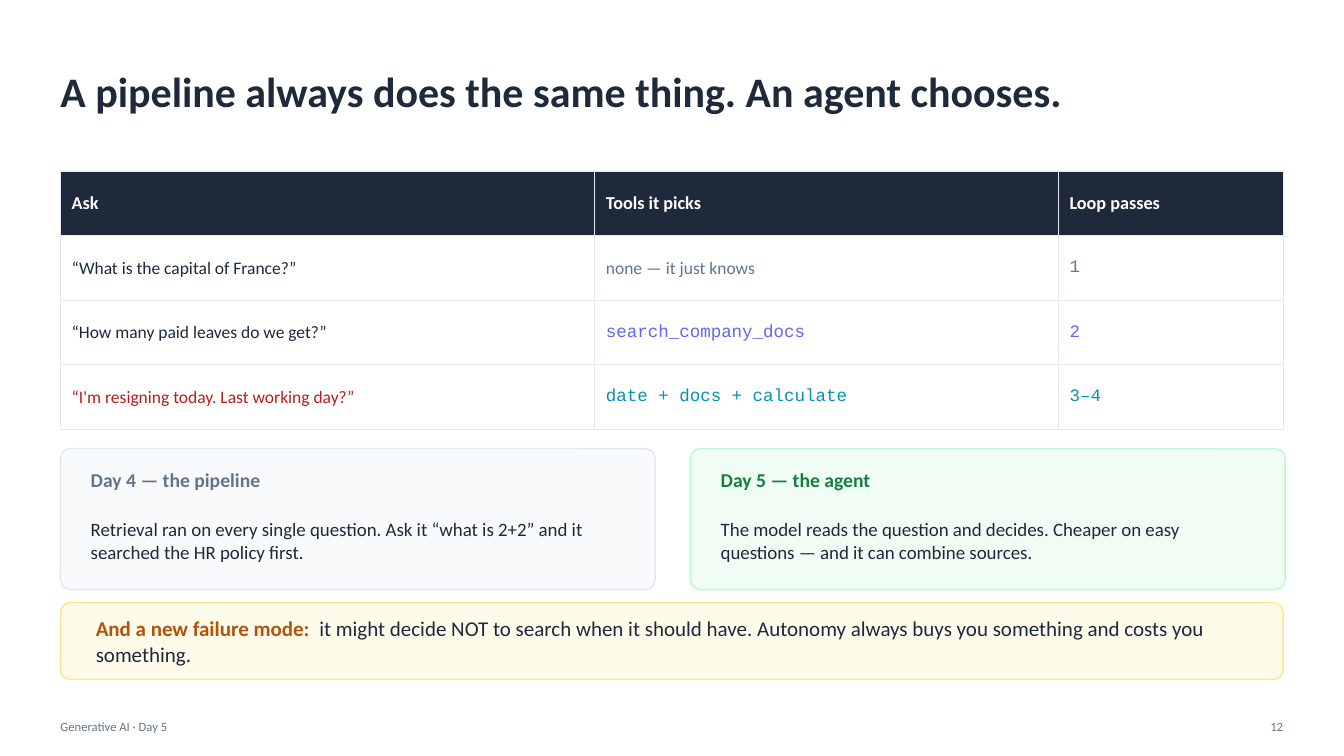
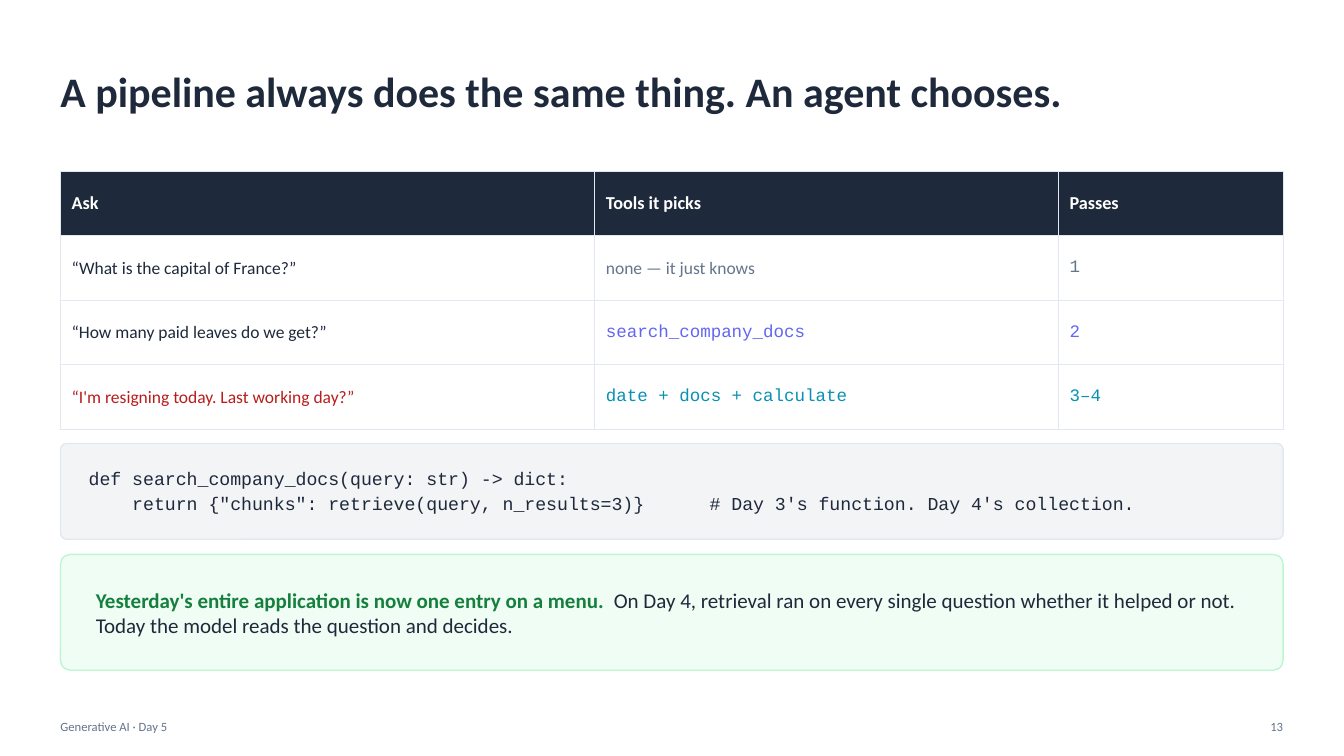
Before and after one commit to Poorit-Technologies/lpu-training, a slide deck: slide 13 of generative-ai/slides/Day05_GenAI.pptx (slide 12 before the commit). Drawn at 1344x756 pixels with LibreOffice and Linux fonts; fonts in the diff are those of the drawing. Boxes give left, top, right and bottom in pixels: in the first picture for what was removed or moved away, otherwise in the second. Text is boxed around its words. In the diff, an @@ line names an element or a change of style, - is before the commit and + after.

```diff
--- a/generative-ai/slides/Day05_GenAI.pptx
+++ b/generative-ai/slides/Day05_GenAI.pptx
@@ table at box(60, 171, 1284, 430) @@
-row 1, column 3: Loop passes
+row 1, column 3: Passes
@@ rounded rectangle removed at box(60, 449, 655, 590) @@
@@ rounded rectangle added at box(60, 444, 1284, 539), fill #F3F4F6, outline #E2E8F0 1 pt @@
@@ rounded rectangle removed at box(691, 449, 1286, 590) @@
@@ text added at box(89, 472, 1135, 514), 13 pt, text #1E293B @@
+def search_company_docs(query: str) -> dict:
+return {"chunks": retrieve(query, n_results=3)} # Day 3's function. Day 4's collection.
@@ text removed at box(91, 473, 260, 490) @@
-Day 4 — the pipeline
@@ text removed at box(721, 473, 870, 491) @@
-Day 5 — the agent
@@ text removed at box(91, 522, 583, 562) @@
-Retrieval ran on every single question. Ask it “what is 2+2” and it searched the HR policy first.
@@ text removed at box(721, 523, 1179, 562) @@
-The model reads the question and decides. Cheaper on easy questions — and it can combine sources.
@@ rounded rectangle: place and size @@
-rounded rectangle at box(60, 603, 1284, 680)
+rounded rectangle at box(60, 555, 1284, 670)
@@ rounded rectangle at box(60, 555, 1284, 670): fill #FFFBEB to #F0FDF4; outline #FDE68A 1 pt to #BBF7D0 1 pt; proportions changed @@
@@ text added at box(96, 593, 1235, 637), 15 pt, text #1E293B @@
+Yesterday's entire application is now one entry on a menu. On Day 4, retrieval ran on every single question whether it helped or not. Today the model reads the question and decides.
@@ text removed at box(96, 621, 1203, 666) @@
-And a new failure mode: it might decide NOT to search when it should have. Autonomy always buys you something and costs you something.
```
Also in this commit, not shown: 16 other slides changed, 22 slides added, 20 slides removed, 1 other file.
